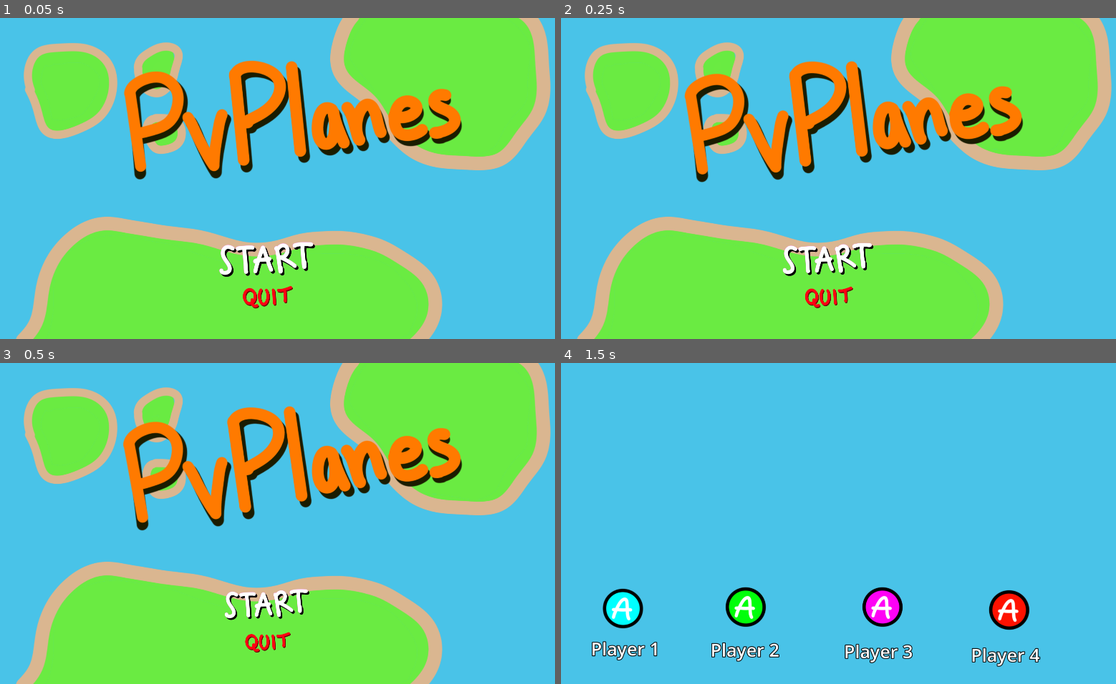
Above: before the commit, frames 1-4 (two rows, left to right).
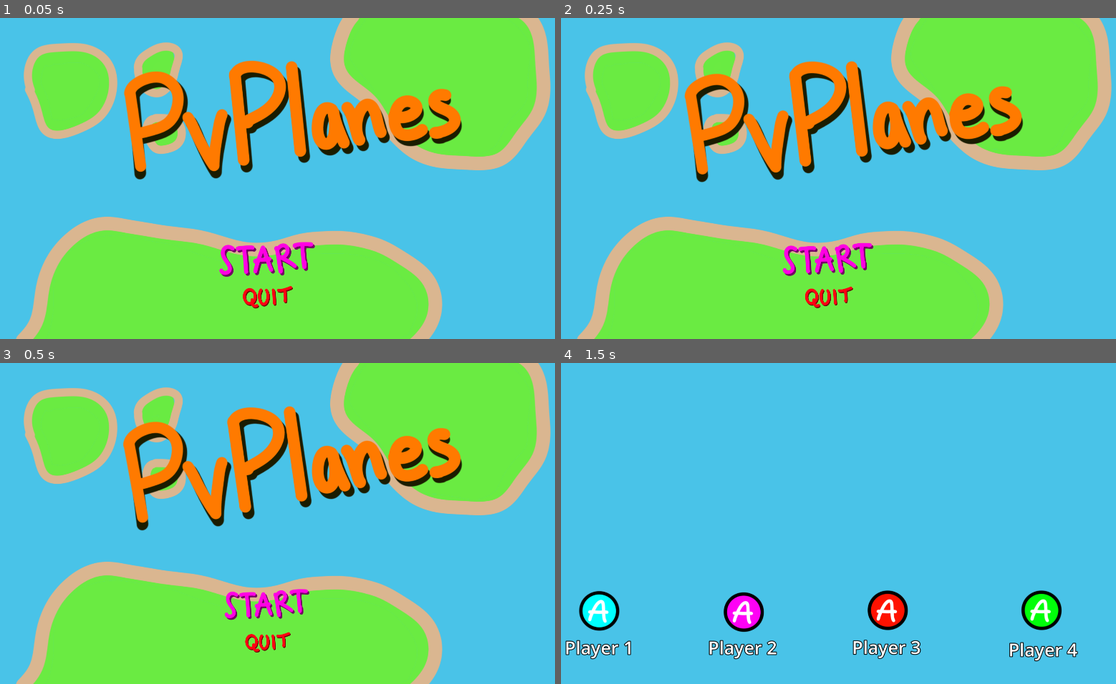
Above: after the commit, the same moments.

Repository: MrJman006/PvPlanes
Game: Godot game, scene res://start_menu.tscn
Two runs of this game, one before a commit and one after it. Both use one fixed random seed, a clock stepped at 60 frames per second and the inputs below.
Inputs (mouse positions are in pixels of both pictures, inside the frame that each line leads up to):
- Up to frame 1 (0.05 s): no input
- Up to frame 2 (0.25 s): no input
- Up to frame 3 (0.5 s): no input
- Up to frame 4 (1.5 s): click (827, 603) at 0.5 s; click (622, 606) at 1.25 s, where only the run before the commit has a clickable "Player 1"

The runs differ from the first frame. In frame 1, 0.8% of the frame differs, in the area x 39-57%, y 69-81%; in frame 2, 0.8%; in frame 3, 0.7%; in frame 4, 6.4%, in the area x 0-94%, y 69-95%.

Commit message:
finished menus

Diff:
--- a/player_menu.gd
+++ b/player_menu.gd
@@ -1,37 +1,105 @@
 extends Node
 
+enum PLAYER
+{
+	ONE,
+	TWO,
+	THREE,
+	FOUR
+}
 var players = [0,0,0,0]
-@onready var player_one_join_button: TextureButton = $PlayerOneJoinButton
-@onready var player_two_join_button: TextureButton = $PlayerTwoJoinButton
-@onready var player_three_join_button: TextureButton = $PlayerThreeJoinButton
-@onready var player_four_join_button: TextureButton = $PlayerFourJoinButton
+var ready_players = [0,0,0,0]
+var game_ready = false
+
+@onready var player_one_button: Sprite2D = $PlayerOne/PlayerOneButton
+@onready var player_one_label: Label = $PlayerOne/PlayerOneLabel
+@onready var check_box_one: TextureRect = $PlayerOne/CheckBoxOne
+@onready var player_two_button: Sprite2D = $PlayerTwo/PlayerTwoButton
+@onready var check_box_two: TextureRect = $PlayerTwo/CheckBoxTwo
+@onready var player_three_button: Sprite2D = $PlayerThree/PlayerThreeButton
+@onready var check_box_three: TextureRect = $PlayerThree/CheckBoxThree
+@onready var player_four_button: Sprite2D = $PlayerFour/PlayerFourButton
+@onready var check_box_four: TextureRect = $PlayerFour/CheckBoxFour
+@onready var check_one: TextureRect = $PlayerOne/CheckOne
+@onready var check_two: TextureRect = $PlayerTwo/CheckTwo
+@onready var check_three: TextureRect = $PlayerThree/CheckThree
+@onready var check_four: TextureRect = $PlayerFour/CheckFour
 
 # Called every frame. 'delta' is the elapsed time since the previous frame.
 func _process(delta: float) -> void:
-	if Input.is_action_just_pressed("device_0_confirm"):
-		player_one_join_button.visible = false
-		players[0] = 1
-		for i in players:
-			print(i)
-	if Input.is_action_just_pressed("device_1_confirm"):
-		player_two_join_button.visible = false
-		players[1] = 1
-	if Input.is_action_just_pressed("device_2_confirm"):
-		player_three_join_button.visible = false
-		players[2] = 1
-	if Input.is_action_just_pressed("device_3_confirm"):
-		player_four_join_button.visible = false
-		players[4] = 1
+	if game_ready:
+		get_tree().create_timer(5).timeout
+		get_tree().change_scene_to_file("res://start_menu.tscn")
+	# PLAYER ONE ACTIONS
+	if Input.is_action_just_pressed("kb_space"):
+		players[PLAYER.ONE] = 1
+		player_one_button.visible = false
+		check_box_one.visible = true
+	if Input.is_action_just_pressed("kb_escape"):
+		if ready_players[PLAYER.ONE] == 1:
+			check_one.visible = false
+			ready_players[PLAYER.ONE] = 0
+		else:
+			players[PLAYER.ONE] = 0
+			player_one_button.visible = true
+			check_box_one.visible = false
+	if Input.is_action_just_pressed("kb_enter"):
+		ready_players[PLAYER.ONE] = 1
+		check_one.visible = true
+		if players == ready_players:
+			game_ready = true
 
-	if Input.is_action_just_pressed("device_0_back"):
-		player_one_join_button.visible = true
-		players[0] = 0
-	if Input.is_action_just_pressed("device_1_back"):
-		player_two_join_button.visible = true
-		players[1] = 0
-	if Input.is_action_just_pressed("device_2_back"):
-		player_three_join_button.visible = true
-		players[2] = 0
-	if Input.is_action_just_pressed("device_3_back"):
-		player_four_join_button.visible = true
-		players[4] = 0
+	# PLAYER TWO ACTIONS
+	if Input.is_action_just_pressed("controller_one_confirm"):
+		players[PLAYER.TWO] = 1
+		player_two_button.visible = false
+		check_box_two.visible = true
+	if Input.is_action_just_pressed("controller_one_return"):
+		if ready_players[PLAYER.TWO] == 1:
+			check_two.visible = false
+			ready_players[PLAYER.TWO] = 0
+		else:
+			players[PLAYER.TWO] = 1
+			player_two_button.visible = true
+			check_box_two.visible = false
+	if Input.is_action_just_pressed("controller_one_start"):
+		ready_players[PLAYER.TWO] = 1
+		check_two.visible = true
+		if players == ready_players:
+			game_ready = true
+	# PLAYER THREE ACTIONS
+	if Input.is_action_just_pressed("controller_two_confirm", ):
+		players[PLAYER.THREE] = 1
+		player_three_button.visible = false
+		check_box_three.visible = true
+	if Input.is_action_just_pressed("controller_two_return"):
+		if ready_players[PLAYER.THREE] == 1:
+			check_three.visible = false
+			ready_players[PLAYER.THREE] = 0
+		else:
+			players[PLAYER.THREE] = 2
+			player_three_button.visible = true
+			check_box_three.visible = false
+	if Input.is_action_just_pressed("controller_two_start"):
+		ready_players[PLAYER.THREE] = 1
+		check_three.visible = true
+		if players == ready_players:
+			game_ready = true
+	# PLAYER FOUR ACTIONS
+	if Input.is_action_just_pressed("controller_three_confirm"):
+		players[PLAYER.FOUR] = 1
+		player_four_button.visible = false
+		check_box_four.visible = true
+	if Input.is_action_just_pressed("controller_three_return"):
+		if ready_players[PLAYER.FOUR] == 1:
+			check_four.visible = false
+			ready_players[PLAYER.FOUR] = 0
+		else:
+			players[PLAYER.FOUR] = 3
+			player_four_button.visible = true
+			check_box_four.visible = false
+	if Input.is_action_just_pressed("controller_three_start"):
+		ready_players[PLAYER.FOUR] = 1
+		check_four.visible = true
+		if players == ready_players:
+			game_ready = true
--- a/players_menu.tscn
+++ b/players_menu.tscn
@@ -1,11 +1,13 @@
-[gd_scene load_steps=8 format=3 uid="uid://xo8c7pwbtbu6"]
+[gd_scene load_steps=10 format=3 uid="uid://xo8c7pwbtbu6"]
 
 [ext_resource type="Script" uid="uid://dcngc8o2gvopb" path="res://player_menu.gd" id="1_sdn3m"]
 [ext_resource type="Texture2D" uid="uid://bj3ikbgirhn87" path="res://imgs/menu/BlueBackground.png" id="1_xf8rw"]
 [ext_resource type="Texture2D" uid="uid://db3gkm6xdh6nn" path="res://imgs/menu/BlueButton.png" id="2_sdn3m"]
 [ext_resource type="Texture2D" uid="uid://cx0p5ywt00afr" path="res://imgs/menu/GreenButton.png" id="3_rwwts"]
+[ext_resource type="Texture2D" uid="uid://4w8j1e84lhct" path="res://imgs/menu/readyCheckBox.png" id="4_cgbcs"]
 [ext_resource type="Texture2D" uid="uid://drul3cvlb450w" path="res://imgs/menu/PurpleButton.png" id="4_lb1ib"]
 [ext_resource type="Texture2D" uid="uid://c6xc1sskqvruq" path="res://imgs/menu/RedButton.png" id="5_cgbcs"]
+[ext_resource type="Texture2D" uid="uid://thn31soxq8ky" path="res://imgs/menu/checkmark.png" id="5_xox0g"]
 
 [sub_resource type="LabelSettings" id="LabelSettings_xox0g"]
 line_spacing = 0.0
@@ -16,86 +18,152 @@
 [node name="Node" type="Node"]
 script = ExtResource("1_sdn3m")
 
-[node name="TextureRect" type="TextureRect" parent="."]
-offset_right = 40.0
-offset_bottom = 40.0
+[node name="Background" type="TextureRect" parent="."]
+offset_right = 1920.0
+offset_bottom = 1080.0
 texture = ExtResource("1_xf8rw")
 
-[node name="PlayerOneJoinButton" type="TextureButton" parent="."]
-offset_left = 172.0
-offset_top = 758.0
-offset_right = 311.0
-offset_bottom = 894.0
-texture_normal = ExtResource("2_sdn3m")
+[node name="PlayerOne" type="Node" parent="."]
 
-[node name="PlayerOneLabel" type="Label" parent="PlayerOneJoinButton"]
-layout_mode = 1
+[node name="PlayerOneButton" type="Sprite2D" parent="PlayerOne"]
+position = Vector2(162, 834)
+texture = ExtResource("2_sdn3m")
+
+[node name="PlayerOneLabel" type="Label" parent="PlayerOne"]
 anchors_preset = -1
 anchor_right = 0.021
 anchor_bottom = 0.021
-offset_left = -38.0
-offset_top = 161.0
-offset_right = 463.68
-offset_bottom = 331.32
+offset_left = 46.0
+offset_top = 915.0
+offset_right = 547.68
+offset_bottom = 1085.32
 text = "Player 1"
 label_settings = SubResource("LabelSettings_xox0g")
 
-[node name="PlayerTwoJoinButton" type="TextureButton" parent="."]
-offset_left = 584.0
-offset_top = 753.0
-offset_right = 723.0
-offset_bottom = 889.0
-texture_normal = ExtResource("3_rwwts")
+[node name="CheckBoxOne" type="TextureRect" parent="PlayerOne"]
+visible = false
+offset_left = 48.0
+offset_top = 808.0
+offset_right = 480.0
+offset_bottom = 928.0
+scale = Vector2(0.8, 0.8)
+texture = ExtResource("4_cgbcs")
 
-[node name="PlayerTwoLabel" type="Label" parent="PlayerTwoJoinButton"]
-layout_mode = 1
+[node name="CheckOne" type="TextureRect" parent="PlayerOne"]
+visible = false
+offset_left = 62.0
+offset_top = 737.0
+offset_right = 219.0
+offset_bottom = 915.0
+scale = Vector2(0.8, 0.8)
+texture = ExtResource("5_xox0g")
+
+[node name="PlayerTwo" type="Node" parent="."]
+
+[node name="PlayerTwoLabel" type="Label" parent="PlayerTwo"]
 anchors_preset = -1
 anchor_right = 0.021
 anchor_bottom = 0.021
-offset_left = -49.0
-offset_top = 170.0
-offset_right = 452.68
-offset_bottom = 340.32
+offset_left = 527.0
+offset_top = 915.0
+offset_right = 1028.68
+offset_bottom = 1085.32
 text = "Player 2
 "
 label_settings = SubResource("LabelSettings_xox0g")
 
-[node name="PlayerThreeJoinButton" type="TextureButton" parent="."]
-offset_left = 1043.0
-offset_top = 753.0
-offset_right = 1182.0
-offset_bottom = 889.0
-texture_normal = ExtResource("4_lb1ib")
+[node name="PlayerTwoButton" type="Sprite2D" parent="PlayerTwo"]
+position = Vector2(647, 838)
+texture = ExtResource("4_lb1ib")
 
-[node name="PlayerThreeLabel" type="Label" parent="PlayerThreeJoinButton"]
-layout_mode = 1
+[node name="CheckBoxTwo" type="TextureRect" parent="PlayerTwo"]
+visible = false
+offset_left = 481.0
+offset_top = 808.0
+offset_right = 913.0
+offset_bottom = 928.0
+scale = Vector2(0.8, 0.8)
+texture = ExtResource("4_cgbcs")
+
+[node name="CheckTwo" type="TextureRect" parent="PlayerTwo"]
+visible = false
+offset_left = 495.0
+offset_top = 737.0
+offset_right = 652.0
+offset_bottom = 915.0
+scale = Vector2(0.8, 0.8)
+texture = ExtResource("5_xox0g")
+
+[node name="PlayerThree" type="Node" parent="."]
+
+[node name="PlayerThreeLabel" type="Label" parent="PlayerThree"]
 anchors_preset = -1
 anchor_right = 0.021
 anchor_bottom = 0.021
-offset_left = -60.0
-offset_top = 175.0
-offset_right = 441.68
-offset_bottom = 345.32
+offset_left = 1010.0
+offset_top = 914.0
+offset_right = 1511.68
+offset_bottom = 1084.32
 text = "Player 3
 "
 label_settings = SubResource("LabelSettings_xox0g")
 
-[node name="PlayerFourJoinButton" type="TextureButton" parent="."]
-offset_left = 1468.0
-offset_top = 763.0
-offset_right = 1607.0
+[node name="PlayerThreeButton" type="Sprite2D" parent="PlayerThree"]
+position = Vector2(1130, 832)
+texture = ExtResource("5_cgbcs")
+
+[node name="CheckBoxThree" type="TextureRect" parent="PlayerThree"]
+visible = false
+offset_left = 987.0
+offset_top = 800.0
+offset_right = 1419.0
+offset_bottom = 920.0
+scale = Vector2(0.8, 0.8)
+texture = ExtResource("4_cgbcs")
+
+[node name="CheckThree" type="TextureRect" parent="PlayerThree"]
+visible = false
+offset_left = 1003.0
+offset_top = 721.0
+offset_right = 1160.0
 offset_bottom = 899.0
-texture_normal = ExtResource("5_cgbcs")
+scale = Vector2(0.8, 0.8)
+texture = ExtResource("5_xox0g")
 
-[node name="PlayerFourLabel" type="Label" parent="PlayerFourJoinButton"]
-layout_mode = 1
+[node name="PlayerFour" type="Node" parent="."]
+
+[node name="PlayerFourLabel" type="Label" parent="PlayerFour"]
 anchors_preset = -1
 anchor_right = 0.021
 anchor_bottom = 0.021
-offset_left = -59.0
-offset_top = 177.0
-offset_right = 442.68
-offset_bottom = 347.32
+offset_left = 1535.0
+offset_top = 922.0
+offset_right = 2036.68
+offset_bottom = 1092.32
 text = "Player 4
 "
 label_settings = SubResource("LabelSettings_xox0g")
+
+[node name="PlayerFourButton" type="Sprite2D" parent="PlayerFour"]
+position = Vector2(1646, 832)
+texture = ExtResource("3_rwwts")
+
+[node name="CheckBoxFour" type="TextureRect" parent="PlayerFour"]
+visible = false
+offset_left = 1529.0
+offset_top = 796.0
+offset_right = 1961.0
+offset_bottom = 916.0
+scale = Vector2(0.8, 0.8)
+texture = ExtResource("4_cgbcs")
+
+[node name="CheckFour" type="TextureRect" parent="PlayerFour"]
+visible = false
+offset_left = 1541.0
+offset_top = 721.0
+offset_right = 1698.0
+offset_bottom = 899.0
+scale = Vector2(0.8, 0.8)
+texture = ExtResource("5_xox0g")
+
+[node name="Node2D" type="Node2D" parent="."]
--- a/project.godot
+++ b/project.godot
@@ -22,56 +22,76 @@
 
 [input]
 
-device_0_down={
+kb_space={
+"deadzone": 0.2,
+"events": [Object(InputEventKey,"resource_local_to_scene":false,"resource_name":"","device":0,"window_id":0,"alt_pressed":false,"shift_pressed":false,"ctrl_pressed":false,"meta_pressed":false,"pressed":false,"keycode":0,"physical_keycode":32,"key_label":0,"unicode":0,"location":0,"echo":false,"script":null)
+]
+}
+kb_escape={
+"deadzone": 0.2,
+"events": [Object(InputEventKey,"resource_local_to_scene":false,"resource_name":"","device":0,"window_id":0,"alt_pressed":false,"shift_pressed":false,"ctrl_pressed":false,"meta_pressed":false,"pressed":false,"keycode":0,"physical_keycode":4194305,"key_label":0,"unicode":0,"location":0,"echo":false,"script":null)
+]
+}
+controller_one_confirm={
+"deadzone": 0.2,
+"events": [Object(InputEventJoypadButton,"resource_local_to_scene":false,"resource_name":"","device":0,"button_index":0,"pressure":0.0,"pressed":false,"script":null)
+]
+}
+controller_two_confirm={
+"deadzone": 0.2,
+"events": [Object(InputEventJoypadButton,"resource_local_to_scene":false,"resource_name":"","device":1,"button_index":0,"pressure":0.0,"pressed":false,"script":null)
+]
+}
+controller_three_confirm={
+"deadzone": 0.2,
+"events": [Object(InputEventJoypadButton,"resource_local_to_scene":false,"resource_name":"","device":2,"button_index":0,"pressure":0.0,"pressed":false,"script":null)
+]
+}
+controller_one_return={
+"deadzone": 0.2,
+"events": [Object(InputEventJoypadButton,"resource_local_to_scene":false,"resource_name":"","device":0,"button_index":1,"pressure":0.0,"pressed":false,"script":null)
+]
+}
+controller_two_return={
+"deadzone": 0.2,
+"events": [Object(InputEventJoypadButton,"resource_local_to_scene":false,"resource_name":"","device":1,"button_index":1,"pressure":0.0,"pressed":false,"script":null)
+]
+}
+controller_three_return={
+"deadzone": 0.2,
+"events": [Object(InputEventJoypadButton,"resource_local_to_scene":false,"resource_name":"","device":2,"button_index":1,"pressure":0.0,"pressed":false,"script":null)
+]
+}
+kb_enter={
+"deadzone": 0.2,
+"events": [Object(InputEventKey,"resource_local_to_scene":false,"resource_name":"","device":0,"window_id":0,"alt_pressed":false,"shift_pressed":false,"ctrl_pressed":false,"meta_pressed":false,"pressed":false,"keycode":0,"physical_keycode":4194309,"key_label":0,"unicode":0,"location":0,"echo":false,"script":null)
+]
+}
+controller_one_start={
+"deadzone": 0.2,
+"events": [Object(InputEventJoypadButton,"resource_local_to_scene":false,"resource_name":"","device":0,"button_index":6,"pressure":0.0,"pressed":false,"script":null)
+]
+}
+controller_two_start={
+"deadzone": 0.2,
+"events": [Object(InputEventJoypadButton,"resource_local_to_scene":false,"resource_name":"","device":1,"button_index":6,"pressure":0.0,"pressed":false,"script":null)
+]
+}
+controller_three_start={
+"deadzone": 0.2,
+"events": [Object(InputEventJoypadButton,"resource_local_to_scene":false,"resource_name":"","device":2,"button_index":6,"pressure":0.0,"pressed":false,"script":null)
+]
+}
+controller_one_down={
 "deadzone": 0.2,
 "events": [Object(InputEventJoypadButton,"resource_local_to_scene":false,"resource_name":"","device":0,"button_index":12,"pressure":0.0,"pressed":false,"script":null)
 , Object(InputEventJoypadMotion,"resource_local_to_scene":false,"resource_name":"","device":0,"axis":1,"axis_value":1.0,"script":null)
 ]
 }
-device_0_up={
+controller_one_up={
 "deadzone": 0.2,
-"events": [Object(InputEventJoypadButton,"resource_local_to_scene":false,"resource_name":"","device":0,"button_index":11,"pressure":0.0,"pressed":false,"script":null)
-, Object(InputEventJoypadMotion,"resource_local_to_scene":false,"resource_name":"","device":0,"axis":1,"axis_value":-1.0,"script":null)
-]
-}
-device_0_confirm={
-"deadzone": 0.2,
-"events": [Object(InputEventJoypadButton,"resource_local_to_scene":false,"resource_name":"","device":0,"button_index":0,"pressure":0.0,"pressed":false,"script":null)
-]
-}
-device_0_back={
-"deadzone": 0.2,
-"events": [Object(InputEventJoypadButton,"resource_local_to_scene":false,"resource_name":"","device":0,"button_index":1,"pressure":0.0,"pressed":false,"script":null)
-]
-}
-device_1_confirm={
-"deadzone": 0.2,
-"events": [Object(InputEventJoypadButton,"resource_local_to_scene":false,"resource_name":"","device":1,"button_index":0,"pressure":0.0,"pressed":false,"script":null)
-]
-}
-device_2_confirm={
-"deadzone": 0.2,
-"events": [Object(InputEventJoypadButton,"resource_local_to_scene":false,"resource_name":"","device":2,"button_index":0,"pressure":0.0,"pressed":false,"script":null)
-]
-}
-device_3_confirm={
-"deadzone": 0.2,
-"events": [Object(InputEventJoypadButton,"resource_local_to_scene":false,"resource_name":"","device":3,"button_index":0,"pressure":0.0,"pressed":false,"script":null)
-]
-}
-device_1_back={
-"deadzone": 0.2,
-"events": [Object(InputEventJoypadButton,"resource_local_to_scene":false,"resource_name":"","device":1,"button_index":1,"pressure":0.0,"pressed":false,"script":null)
-]
-}
-device_2_back={
-"deadzone": 0.2,
-"events": [Object(InputEventJoypadButton,"resource_local_to_scene":false,"resource_name":"","device":2,"button_index":1,"pressure":0.0,"pressed":false,"script":null)
-]
-}
-device_3_back={
-"deadzone": 0.2,
-"events": [Object(InputEventJoypadButton,"resource_local_to_scene":false,"resource_name":"","device":3,"button_index":1,"pressure":0.0,"pressed":false,"script":null)
+"events": [Object(InputEventJoypadMotion,"resource_local_to_scene":false,"resource_name":"","device":0,"axis":1,"axis_value":-1.0,"script":null)
+, Object(InputEventJoypadButton,"resource_local_to_scene":false,"resource_name":"","device":0,"button_index":11,"pressure":0.0,"pressed":false,"script":null)
 ]
 }
 
--- a/quit_button.gd
+++ b/quit_button.gd
@@ -2,3 +2,6 @@
 
 func _on_pressed() -> void:
 	get_tree().quit()
+
+func _on_mouse_entered() -> void:
+	release_focus() # Replace with function body.
--- a/start_button.gd
+++ b/start_button.gd
@@ -2,3 +2,6 @@
 
 func _on_pressed() -> void:
 	get_tree().change_scene_to_file("res://players_menu.tscn")
+
+func _on_mouse_entered() -> void:
+	release_focus()
--- a/start_menu.gd
+++ b/start_menu.gd
@@ -7,11 +7,10 @@
 
 func _ready() -> void:
 	selectedButton = start_button
-	selectedButton.grab_focus()
 
 # Called every frame. 'delta' is the elapsed time since the previous frame.
 func _process(delta: float) -> void:
-	if Input.is_action_just_pressed("device_0_down") or Input.is_action_just_pressed("device_0_up"):
+	if Input.is_action_just_pressed("controller_one_down") or Input.is_action_just_pressed("controller_one_up"):
 		if selectedButton == quit_button:
 			selectedButton.release_focus()
 			selectedButton = start_button
--- a/start_menu.tscn
+++ b/start_menu.tscn
@@ -149,5 +149,7 @@
 texture_focused = ExtResource("7_xsckg")
 script = ExtResource("8_gfl6h")
 
+[connection signal="mouse_entered" from="StartButton" to="StartButton" method="_on_mouse_entered"]
 [connection signal="pressed" from="StartButton" to="StartButton" method="_on_pressed"]
+[connection signal="mouse_entered" from="QuitButton" to="QuitButton" method="_on_mouse_entered"]
 [connection signal="pressed" from="QuitButton" to="QuitButton" method="_on_pressed"]
Binary file added: imgs/menu/checkmark.png
Not shown, added: imgs/menu/checkmark.png.import
Binary file added: imgs/menu/readyCheckBox.png
Not shown, added: imgs/menu/readyCheckBox.png.import
